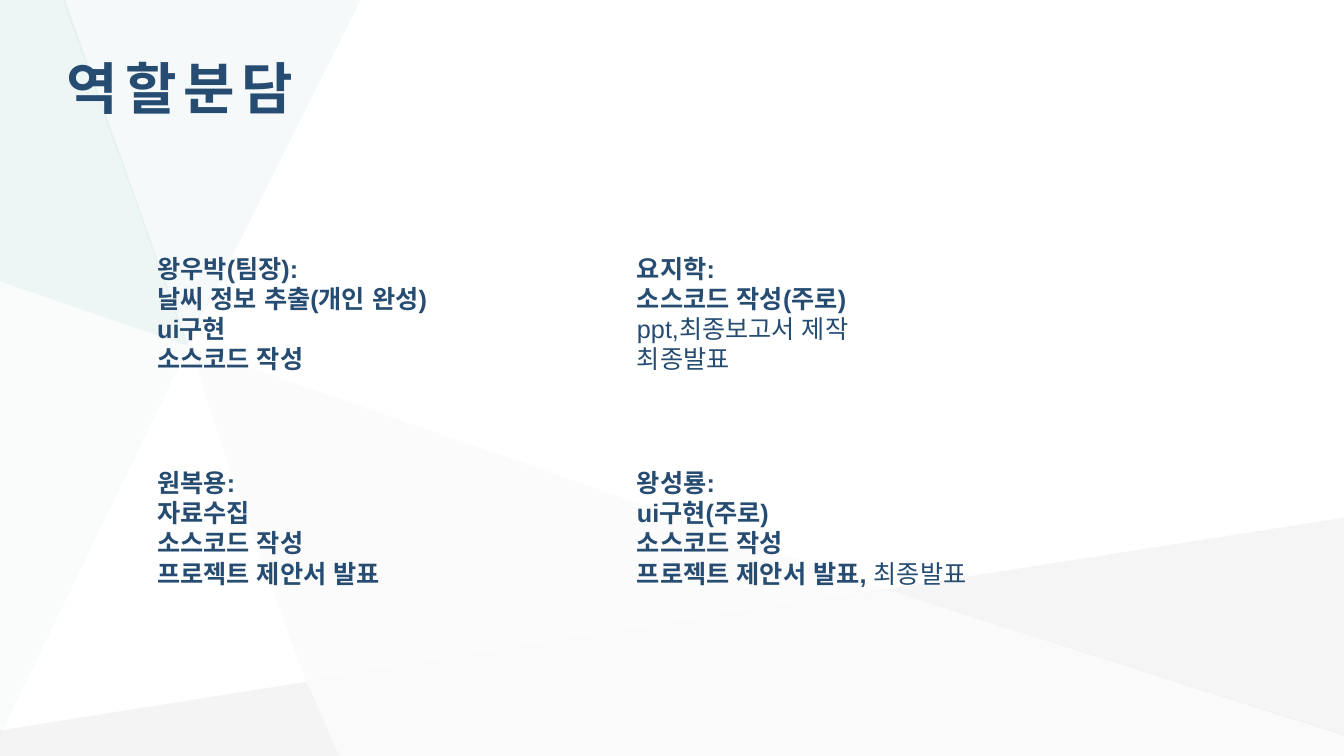
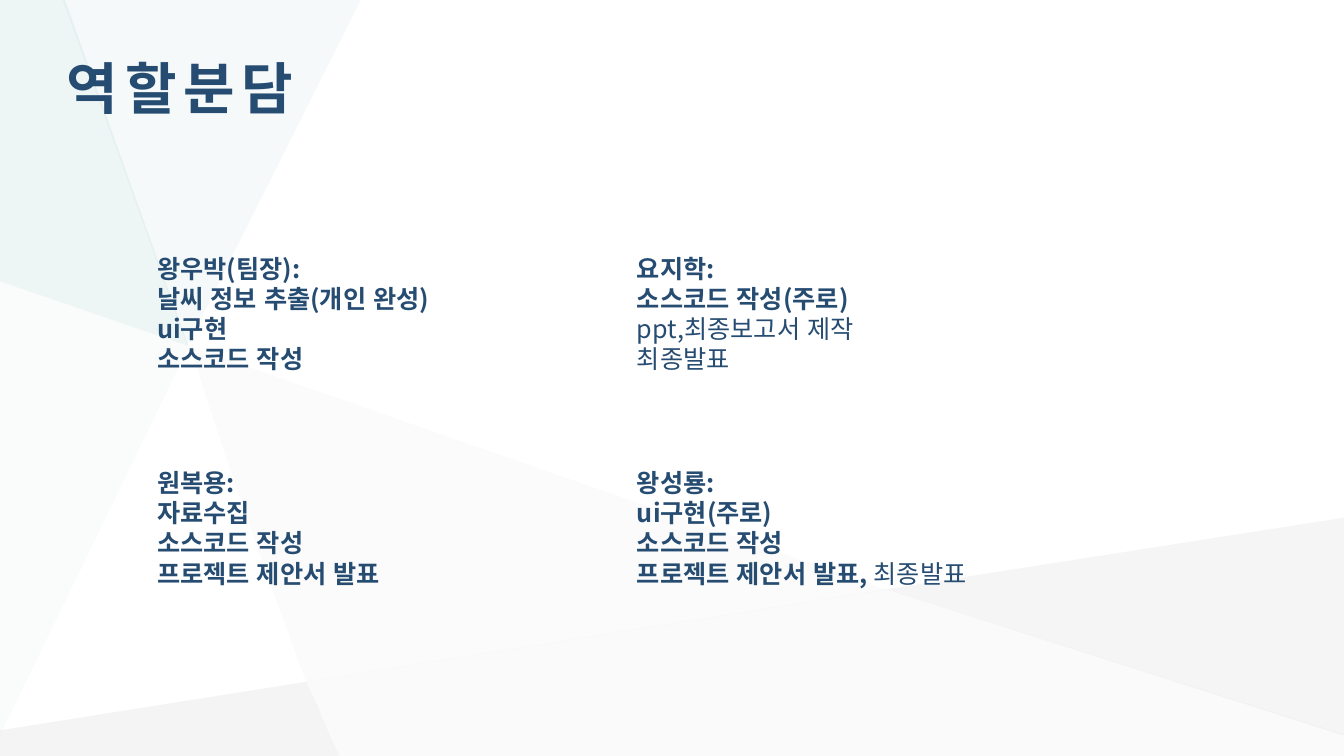
Before and after one commit to wangybforcn/oss-teamproject, a slide deck: slide 10 of ppt and report/oss.pptx. Drawn at 1344x756 pixels with LibreOffice and Linux fonts; fonts in the diff are those of the drawing. Boxes give left, top, right and bottom in pixels: in the first picture for what was removed or moved away, otherwise in the second. Text is boxed around its words. In the diff, an @@ line names an element or a change of style, - is before the commit and + after.

```diff
--- a/ppt and report/oss.pptx
+++ b/ppt and report/oss.pptx
@@ font Arial to Noto Sans CJK KR in 4 elements at (x1=157, y1=257, x2=429, y2=371), (x1=157, y1=471, x2=380, y2=586), (x1=637, y1=256, x2=853, y2=370), (x1=637, y1=471, x2=967, y2=588) @@
```
Also in this commit, not shown: 1 other slide changed.
